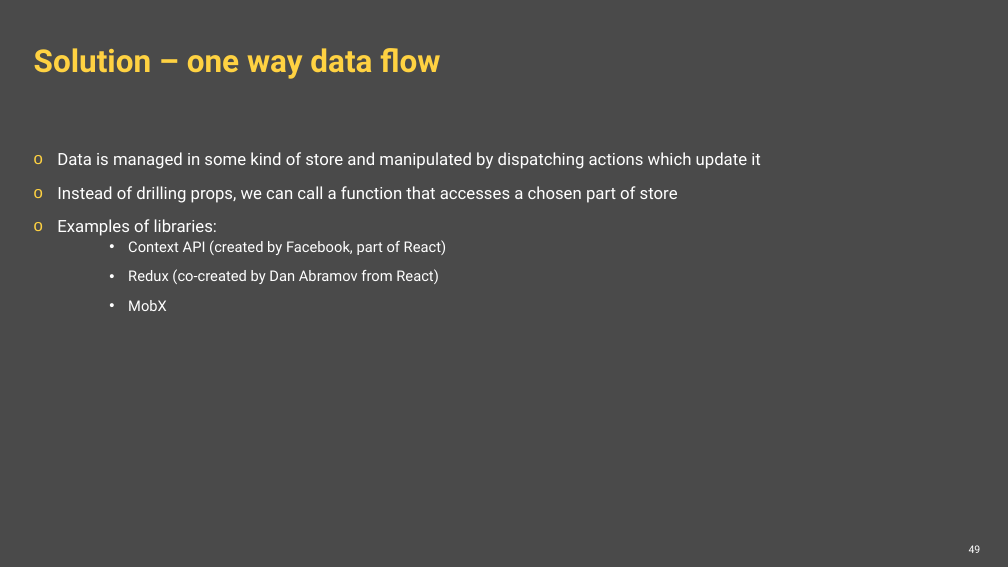
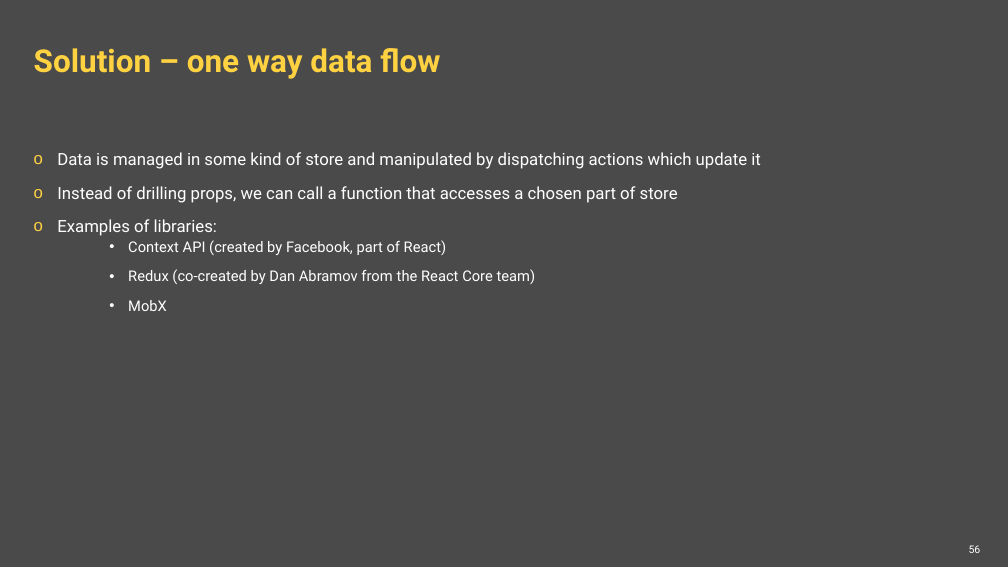
Before and after one commit to ppuzio/react-course-examples, a slide deck: slide 56 of React BEST course.pptx (slide 49 before the commit). Drawn at 1008x567 pixels with LibreOffice and Linux fonts; fonts in the diff are those of the drawing; background and template pictures are left out. Boxes give left, top, right and bottom in pixels: in the first picture for what was removed or moved away, otherwise in the second. Text is boxed around its words. In the diff, an @@ line names an element or a change of style, - is before the commit and + after.

```diff
--- a/React BEST course.pptx
+++ b/React BEST course.pptx
@@ text at <box>128,269,536,284</box>: text changed @@
-    • Redux (co-created by Dan Abramov from React)
+    • Redux (co-created by Dan Abramov from the React Core team)
@@ page number at <box>969,545,981,553</box>: text changed @@
-49
+56
```
Also in this commit, not shown: 7 other slides changed, 7 slides added, 4 other files.
